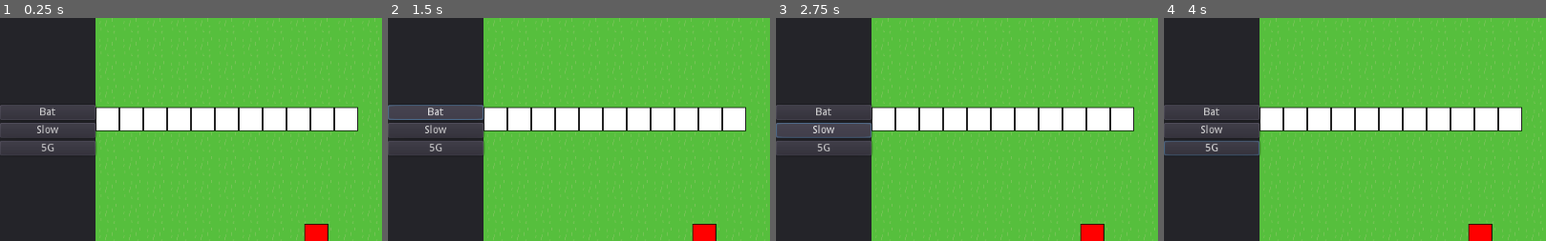
Above: before the commit, frames 1-4 (left to right).
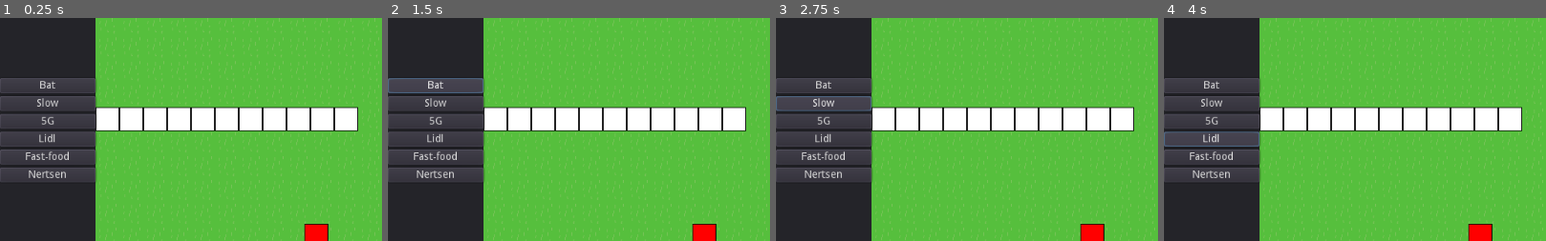
Above: after the commit, the same moments.

Repository: S-D-V-A-S-M-V-V-I-C-T-S-S-BAGGER/CovidTowerDefense
Game: Godot game, scene res://Levels/BaseLevel.tscn
Two runs of this game, one before a commit and one after it. Both use one fixed random seed, a clock stepped at 60 frames per second and the inputs below.
Inputs (mouse positions are % of the whole screen's width and height, from its top left):
- Up to frame 1 (0.25 s): no input
- Up to frame 2 (1.5 s): click (68, 11) at 0.52 s; click "Bat" at 1.25 s
- Up to frame 3 (2.75 s): click "Slow" at 2 s
- Up to frame 4 (4 s): click "5G" at 2.75 s; click (6, 55) at 3.5 s, where only the run after the commit has a clickable "Lidl"
The pictures show only the part of the screen within x 0-50%, y 28-78%; the shares and areas given below are measured in that part.

The runs differ from the first frame. In frame 1, 5.4% of the frame differs, in the area x 0-26%, y 26-74%; in frame 2, 6.3%; in frame 3, 5.7%; in frame 4, 5.9%.

Commit message:
add sprites to some more towers

Diff:
--- a/Levels/BaseLevel.tscn
+++ b/Levels/BaseLevel.tscn
@@ -1,9 +1,12 @@
-[gd_scene load_steps=10 format=2]
+[gd_scene load_steps=13 format=2]
 
 [ext_resource path="res://PlaceHolders/PlaceHolderTile.png" type="Texture" id=1]
 [ext_resource path="res://PlaceHolders/Background.png" type="Texture" id=2]
 [ext_resource path="res://Enemies/Enemy.tscn" type="PackedScene" id=3]
 [ext_resource path="res://Levels/BaseLevelEnemyPath.tres" type="Curve2D" id=4]
+[ext_resource path="res://Towers/LidlTower.tscn" type="PackedScene" id=5]
+[ext_resource path="res://Towers/FastfoodTower.tscn" type="PackedScene" id=6]
+[ext_resource path="res://Towers/NertsTower.tscn" type="PackedScene" id=7]
 [ext_resource path="res://Gui/HUD.tscn" type="PackedScene" id=8]
 [ext_resource path="res://Gui/TowerPlacer.tscn" type="PackedScene" id=9]
 [ext_resource path="res://Levels/Waves/Spawner.tscn" type="PackedScene" id=10]
@@ -70,5 +73,44 @@
 [node name="TowerPlacer2" parent="HUD/TowerPositions" index="1" instance=ExtResource( 9 )]
 position = Vector2( 423.898, 460.764 )
 
+[node name="TowerOptions" parent="HUD/SideBar" index="1"]
+fastfood_tower = ExtResource( 6 )
+lidl_tower = ExtResource( 5 )
+nerts_tower = ExtResource( 7 )
+
+[node name="BatTower" parent="HUD/SideBar/TowerOptions" index="0"]
+margin_top = 211.0
+margin_bottom = 231.0
+
+[node name="SlowTower" parent="HUD/SideBar/TowerOptions" index="1"]
+margin_top = 235.0
+margin_bottom = 255.0
+
+[node name="CellTower" parent="HUD/SideBar/TowerOptions" index="2"]
+margin_top = 259.0
+margin_bottom = 279.0
+
+[node name="LidlTower" type="Button" parent="HUD/SideBar/TowerOptions" index="3"]
+margin_top = 283.0
+margin_right = 128.0
+margin_bottom = 303.0
+text = "Lidl"
+
+[node name="FastfoodTower" type="Button" parent="HUD/SideBar/TowerOptions" index="4"]
+margin_top = 307.0
+margin_right = 128.0
+margin_bottom = 327.0
+text = "Fast-food"
+
+[node name="NertsTower" type="Button" parent="HUD/SideBar/TowerOptions" index="5"]
+margin_top = 331.0
+margin_right = 128.0
+margin_bottom = 351.0
+text = "Nertsen"
+
+[connection signal="pressed" from="HUD/SideBar/TowerOptions/LidlTower" to="HUD/SideBar/TowerOptions" method="_on_LidlTower_pressed"]
+[connection signal="pressed" from="HUD/SideBar/TowerOptions/FastfoodTower" to="HUD/SideBar/TowerOptions" method="_on_FastfoodTower_pressed"]
+[connection signal="pressed" from="HUD/SideBar/TowerOptions/NertsTower" to="HUD/SideBar/TowerOptions" method="_on_NertsTower_pressed"]
+
 [editable path="HUD"]
 [editable path="HUD/TowerPositions/TowerPlacer"]
--- a/Towers/FastfoodTower.tscn
+++ b/Towers/FastfoodTower.tscn
@@ -10,8 +10,8 @@
 script = ExtResource( 2 )
 
 [node name="Sprite" type="Sprite" parent="."]
-position = Vector2( -6.97374e-06, -3.48687e-06 )
-scale = Vector2( 0.961727, 0.961727 )
+position = Vector2( 0.095675, 0.0478375 )
+scale = Vector2( 0.758399, 0.758399 )
 texture = ExtResource( 1 )
 
 [node name="Collision" type="Area2D" parent="."]
